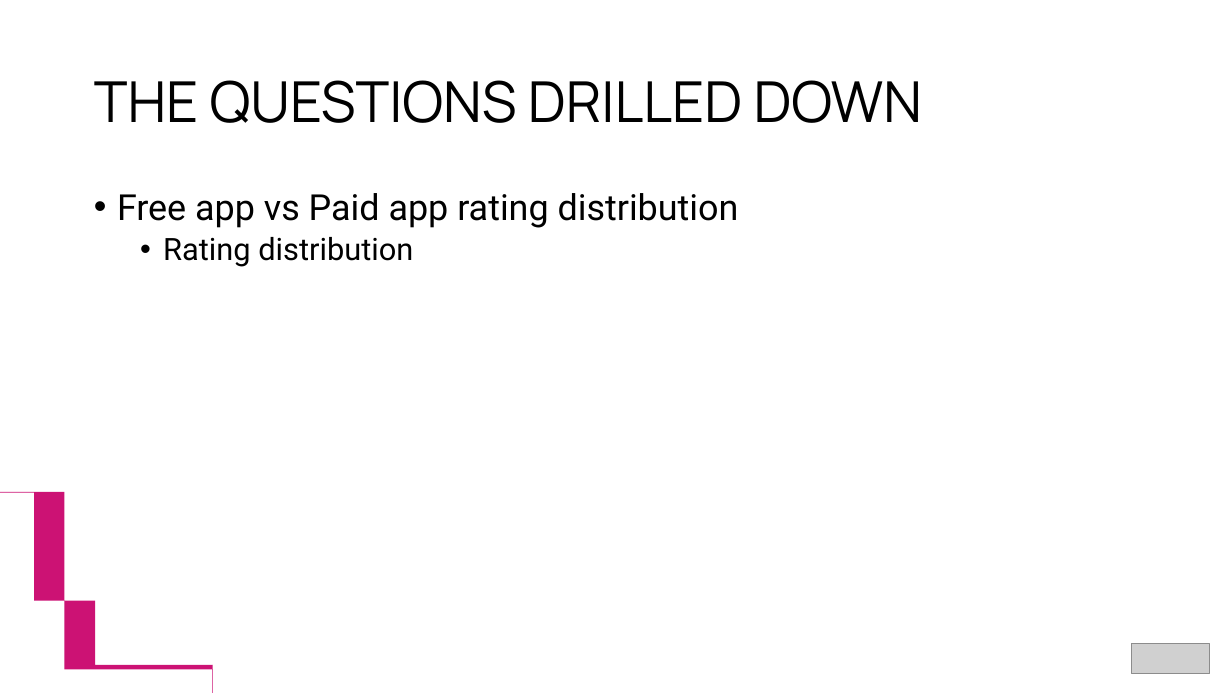
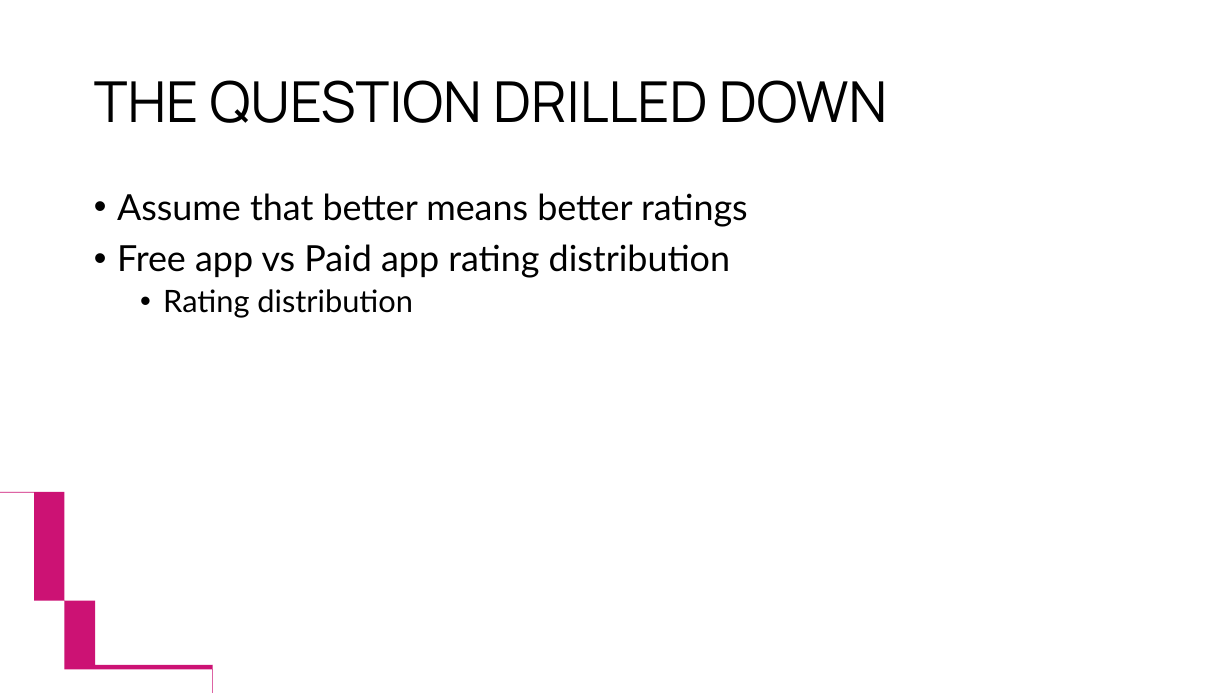
Before and after one commit to Shuvo-saha/Visual-Analytics-with-Tableau, a slide deck: slide 16 of Visual Analytics with Tableau.pptx (slide 15 before the commit). Drawn at 1232x693 pixels with LibreOffice and Linux fonts; fonts in the diff are those of the drawing; grey boxes stand for pictures. Boxes give left, top, right and bottom in pixels: in the first picture for what was removed or moved away, otherwise in the second. Text is boxed around its words. In the diff, an @@ line names an element or a change of style, - is before the commit and + after.

Commit message:
Updated slides
Made it more visual, added photos and removed the logo. General structure remains the same

```diff
--- a/Visual Analytics with Tableau.pptx
+++ b/Visual Analytics with Tableau.pptx
@@ title at box(94, 80, 887, 123): text changed @@
-THE QUESTIONS DRILLED DOWN
+THE QUESTION DRILLED DOWN
@@ text at box(117, 193, 748, 227): paragraph added @@
+• Assume that better means better ratings
@@ text at box(117, 244, 730, 318): font Roboto to Lato in "Free app vs Paid app rating distribution", "Rating distribution" @@
@@ picture removed at box(1132, 644, 1211, 674) @@
```
Also in this commit, not shown: 17 other slides changed, 2 slides added.
